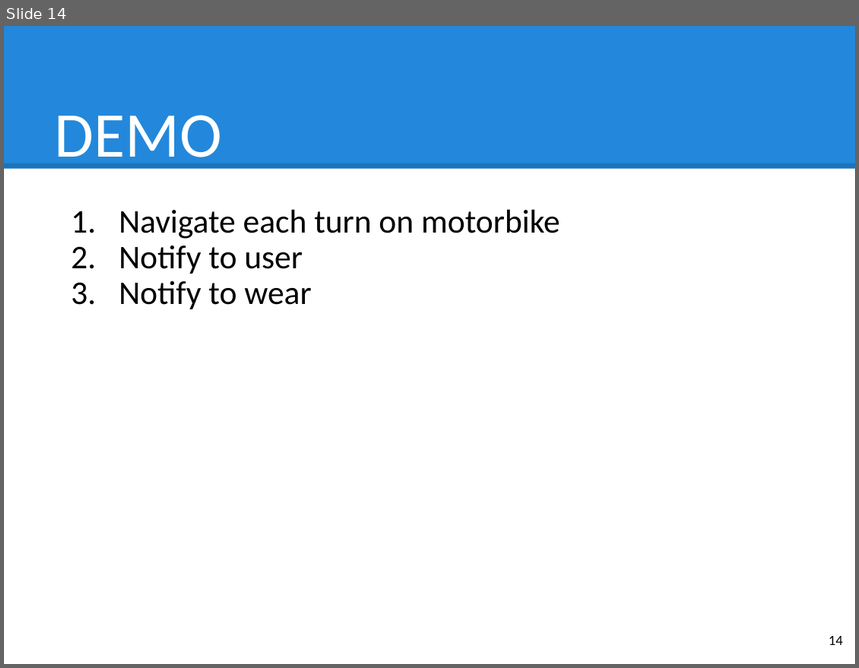
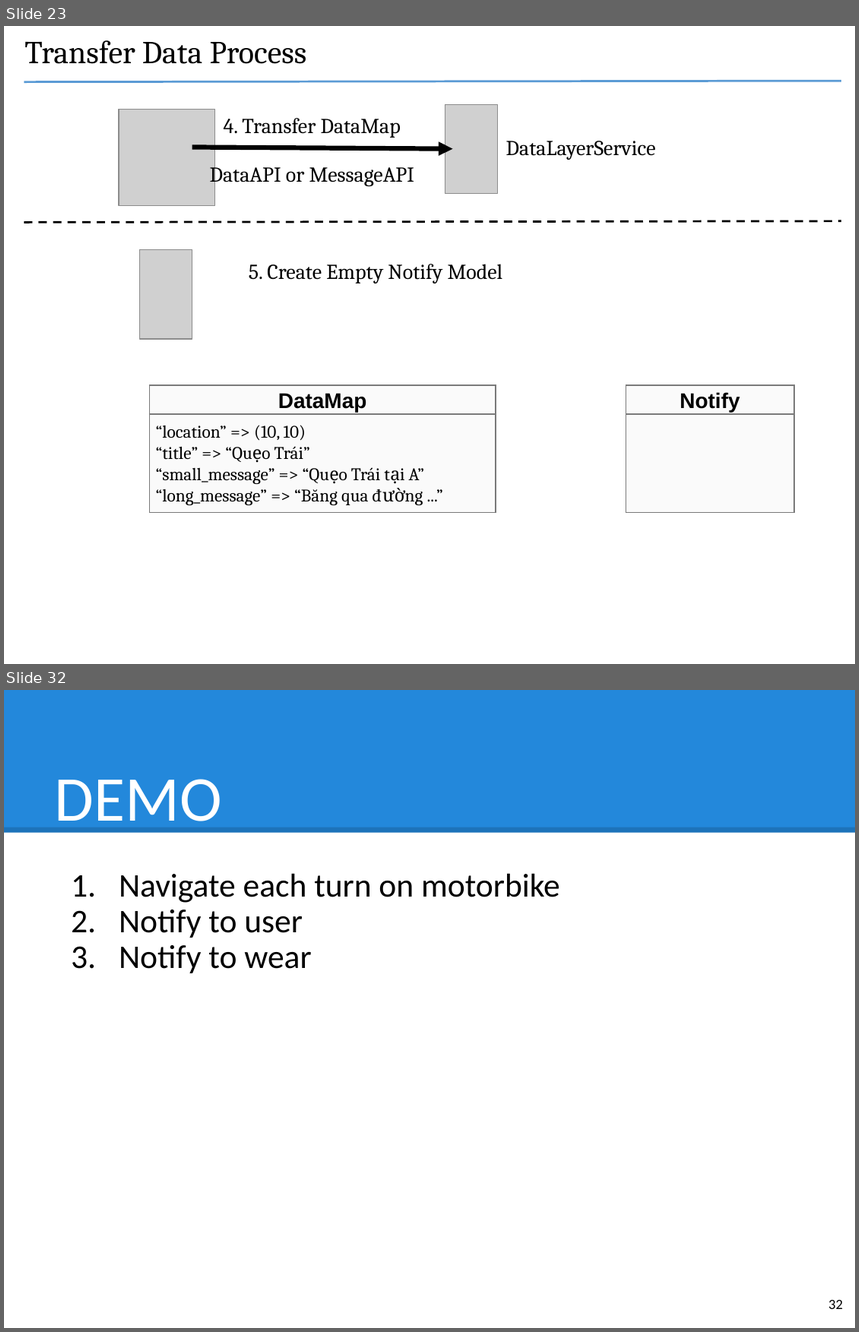
Before and after one commit to hqt/street-router, a slide deck: Document/presentation/nam/7 wear.pptx. Shown one above the other, each under a label of ours: slide 14 before the commit, slides 23 and 32 after it; the slides between them are not shown. The pictures are 859x668 and 859x1332 pixels, drawn with LibreOffice and Linux fonts; fonts in the diff are those of the drawing; grey boxes stand for pictures. Boxes give left, top, right and bottom in pixels: in the first picture for what was removed or moved away, otherwise in the second. Text is boxed around its words. In the diff, an @@ line names an element or a change of style, - is before the commit and + after.

```diff
--- a/Document/presentation/nam/7 wear.pptx
+++ b/Document/presentation/nam/7 wear.pptx
@@ slide 23 added at (4,26,855,664), background #FFFFFF @@
@@ title added at (25,40,307,64), 27 pt, text #000000 @@
+Transfer Data Process
@@ line added from (25, 82) to (842, 81), #5B9BD5 1.75 pt @@
@@ picture added at (119,110,215,205) @@
@@ picture added at (445,104,498,194) @@
@@ text added at (224,118,401,138), 18 pt, text #000000 @@
+4. Transfer DataMap
@@ arrow added from (192, 147) to (452, 148), #000000 4 pt @@
@@ text added at (210,162,414,186), 18 pt, text #000000 @@
+DataAPI or MessageAPI
@@ text added at (506,141,656,160), 18 pt, text #000000 @@
+DataLayerService
@@ line added from (25, 223) to (842, 221), #000000 1.75 pt dashed @@
@@ picture added at (139,250,192,339) @@
@@ text added at (249,264,503,284), 18 pt, text #000000 @@
+5. Create Empty Notify Model
@@ rectangle added at (150,385,496,414), fill #FAFAFA, outline #7A7A7A 1 pt, 18 pt, text #000000, bold @@
+DataMap
@@ rectangle added at (626,385,794,414), fill #FAFAFA, outline #7A7A7A 1 pt, 18 pt, text #000000, bold @@
+Notify
@@ rectangle added at (150,414,496,513), fill #FAFAFA, outline #7A7A7A 1 pt, 15 pt, text #000000 @@
+“location” => (10, 10)
+“title” => “Quẹo Trái”
+“small_message” => “Quẹo Trái tại A”
+“long_message” => “Băng qua đường ...”
@@ rectangle added at (626,414,794,513), fill #FAFAFA, outline #7A7A7A 1 pt @@
@@ what was slide 14 is now slide 32 @@
@@ page number at (829,1300,843,1309): text changed @@
-14
+32
```
Also in this commit, not shown: 19 other slides added, 2 slides removed, 4 other files.
